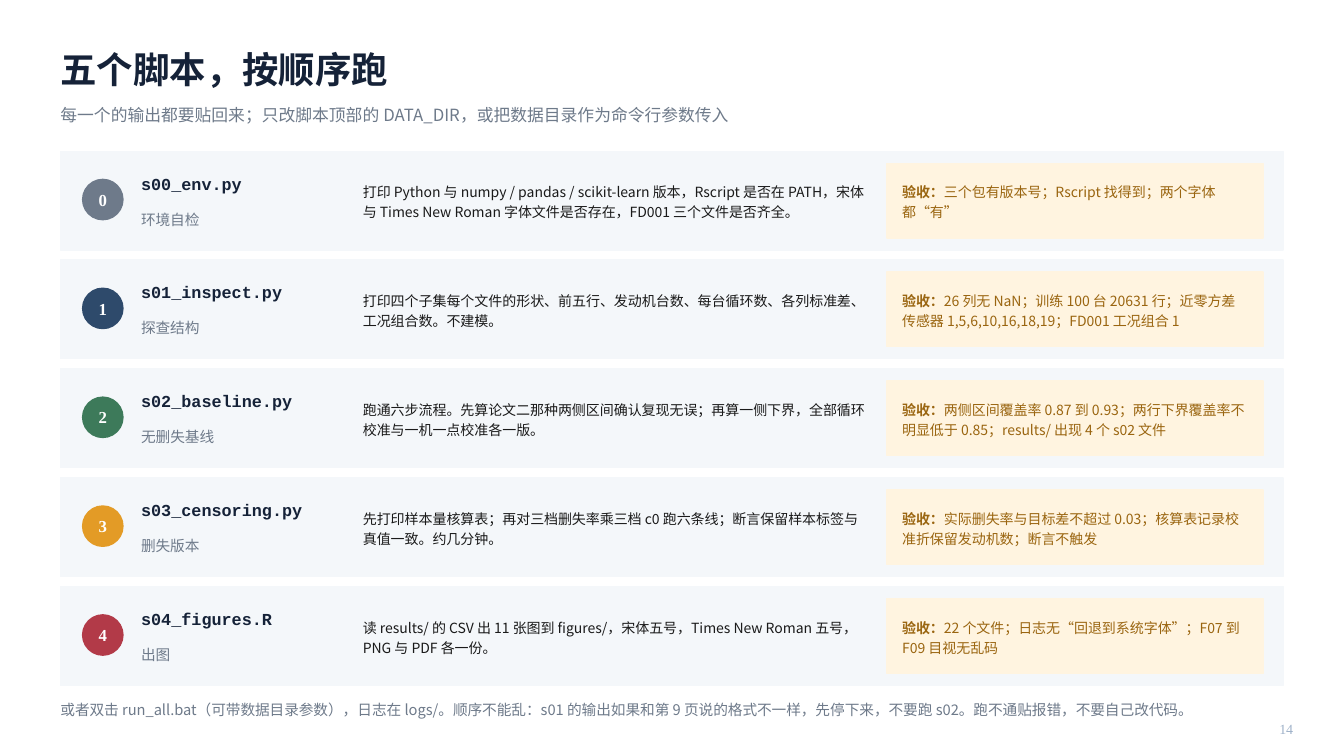
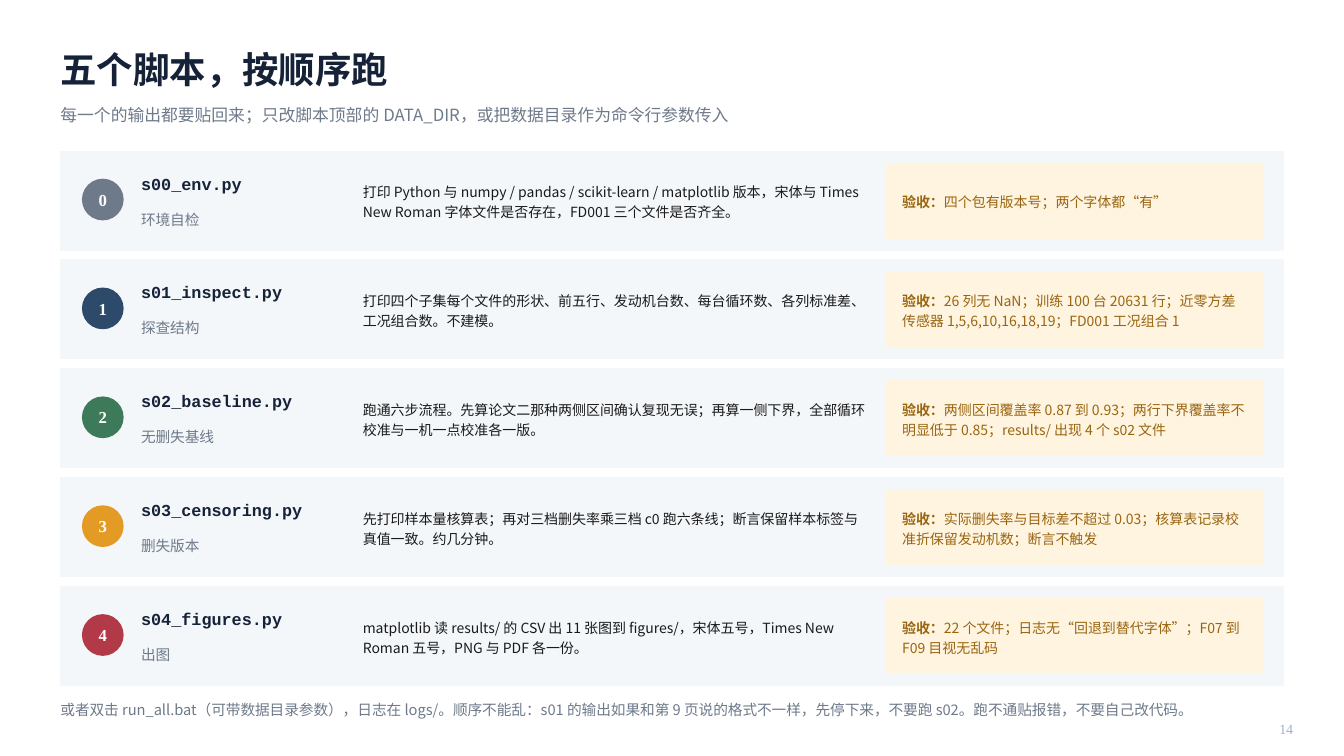
Before and after one commit to chun96309-cloud/lxfs, a slide deck: slide 14 of RUL_censored_conformal_handover/01_slides/第二次课_从想法到能跑的东西.pptx. Drawn at 1344x756 pixels with LibreOffice and Linux fonts; fonts in the diff are those of the drawing. Boxes give left, top, right and bottom in pixels: in the first picture for what was removed or moved away, otherwise in the second. Text is boxed around its words. In the diff, an @@ line names an element or a change of style, - is before the commit and + after.

```diff
--- a/RUL_censored_conformal_handover/01_slides/第二次课_从想法到能跑的东西.pptx
+++ b/RUL_censored_conformal_handover/01_slides/第二次课_从想法到能跑的东西.pptx
@@ text at (x1=363, y1=185, x2=859, y2=219): text changed @@
-打印 Python 与 numpy / pandas / scikit-learn 版本，Rscript 是否在 PATH，宋体与 Times New Roman 字体文件是否存在，FD001 三个文件是否齐全。
+打印 Python 与 numpy / pandas / scikit-learn / matplotlib 版本，宋体与 Times New Roman 字体文件是否存在，FD001 三个文件是否齐全。
@@ text at (x1=902, y1=195, x2=1167, y2=209): text changed @@
-验收：三个包有版本号；Rscript 找得到；两个字体都“有”
+验收：四个包有版本号；两个字体都“有”
@@ text at (x1=141, y1=613, x2=282, y2=629): text changed @@
-s04_figures.R
+s04_figures.py
@@ text at (x1=363, y1=621, x2=834, y2=655): text changed @@
-读 results/ 的 CSV 出 11 张图到 figures/，宋体五号，Times New Roman 五号，PNG 与 PDF 各一份。
+matplotlib 读 results/ 的 CSV 出 11 张图到 figures/，宋体五号，Times New Roman 五号，PNG 与 PDF 各一份。
@@ text at (x1=902, y1=621, x2=1240, y2=654): text changed @@
-验收：22 个文件；日志无“回退到系统字体”；F07 到 F09 目视无乱码
+验收：22 个文件；日志无“回退到替代字体”；F07 到 F09 目视无乱码
```
Also in this commit, not shown: 8 other slides changed, 33 other files.
